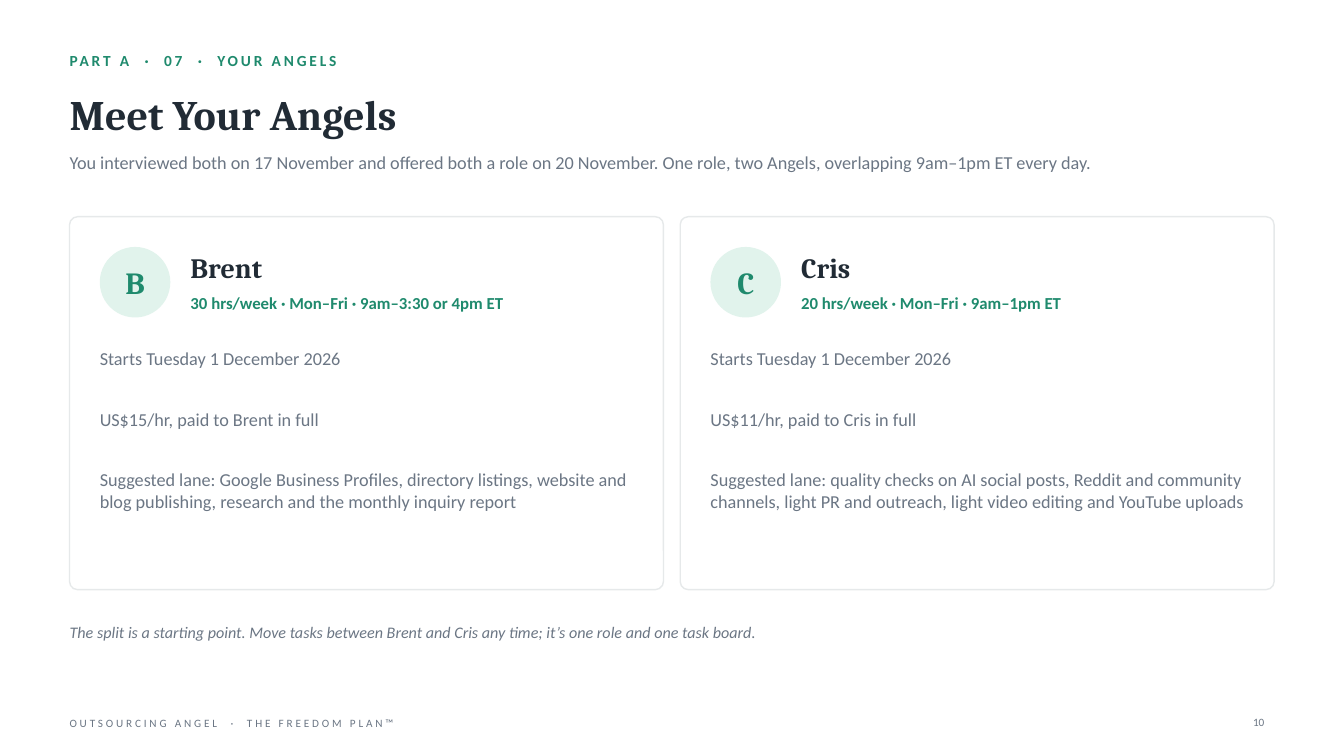
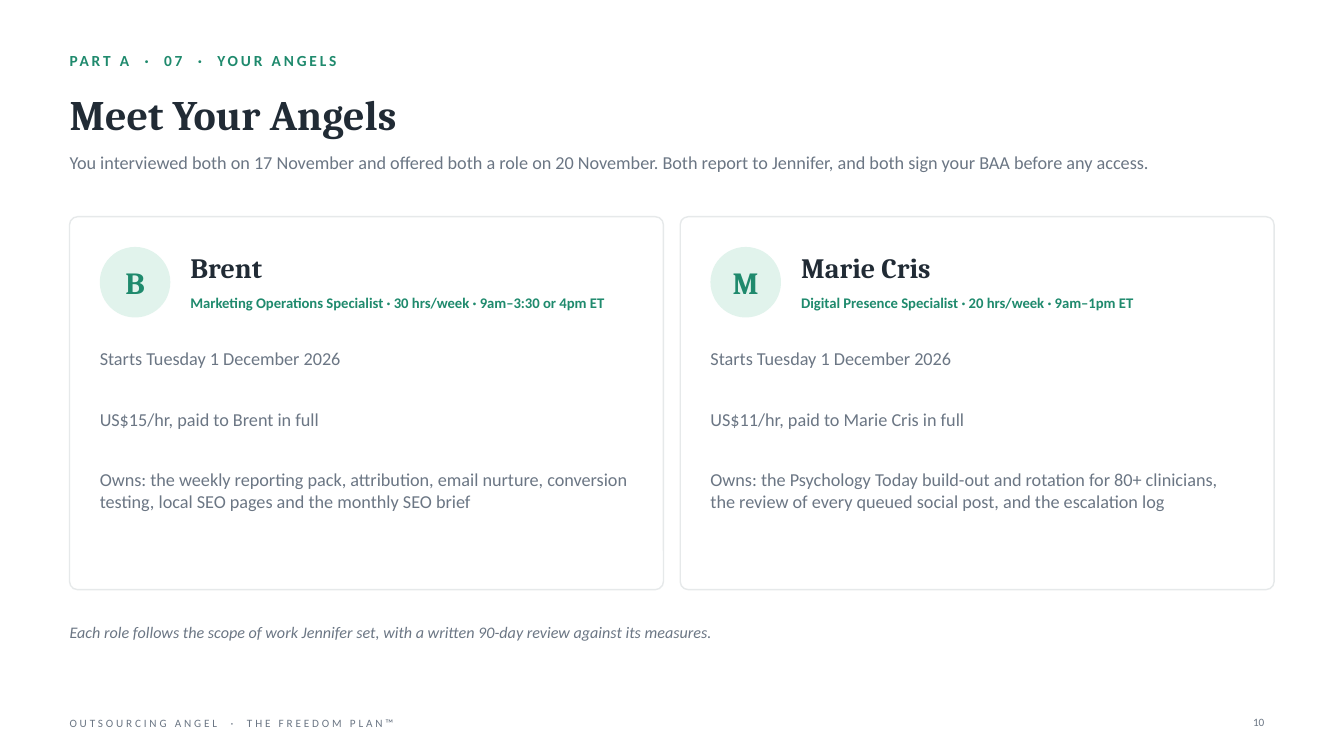
Before and after one commit to gail-gif/OA, a slide deck: slide 10 of Jennifer_Olivares_Freedom_Plan.pptx. Drawn at 1344x756 pixels with LibreOffice and Linux fonts; fonts in the diff are those of the drawing. Boxes give left, top, right and bottom in pixels: in the first picture for what was removed or moved away, otherwise in the second. Text is boxed around its words. In the diff, an @@ line names an element or a change of style, - is before the commit and + after.

```diff
--- a/Jennifer_Olivares_Freedom_Plan.pptx
+++ b/Jennifer_Olivares_Freedom_Plan.pptx
@@ text at [70, 156, 1149, 172]: text changed @@
-You interviewed both on 17 November and offered both a role on 20 November. One role, two Angels, overlapping 9am–1pm ET every day.
+You interviewed both on 17 November and offered both a role on 20 November. Both report to Jennifer, and both sign your BAA before any access.
@@ text at [801, 258, 930, 279]: text changed @@
-Cris
+Marie Cris
@@ text at [190, 297, 604, 311]: text changed; size 12 to 10.5 pt @@
-30 hrs/week · Mon–Fri · 9am–3:30 or 4pm ET
+Marketing Operations Specialist · 30 hrs/week · 9am–3:30 or 4pm ET
@@ text at [733, 273, 759, 294]: text changed @@
-C
+M
@@ text at [801, 297, 1133, 311]: text changed; size 12 to 10.5 pt @@
-20 hrs/week · Mon–Fri · 9am–1pm ET
+Digital Presence Specialist · 20 hrs/week · 9am–1pm ET
@@ text at [710, 413, 964, 429]: text changed @@
-US$11/hr, paid to Cris in full
+US$11/hr, paid to Marie Cris in full
@@ text at [100, 473, 627, 511]: text changed @@
-Suggested lane: Google Business Profiles, directory listings, website and blog publishing, research and the monthly inquiry report
+Owns: the weekly reporting pack, attribution, email nurture, conversion testing, local SEO pages and the monthly SEO brief
@@ text at [710, 473, 1217, 511]: text changed @@
-Suggested lane: quality checks on AI social posts, Reddit and community channels, light PR and outreach, light video editing and YouTube uploads
+Owns: the Psychology Today build-out and rotation for 80+ clinicians, the review of every queued social post, and the escalation log
@@ text at [70, 627, 712, 641]: text changed @@
-The split is a starting point. Move tasks between Brent and Cris any time; it’s one role and one task board.
+Each role follows the scope of work Jennifer set, with a written 90-day review against its measures.
```
Also in this commit, not shown: 27 other slides changed, 6 other files.
